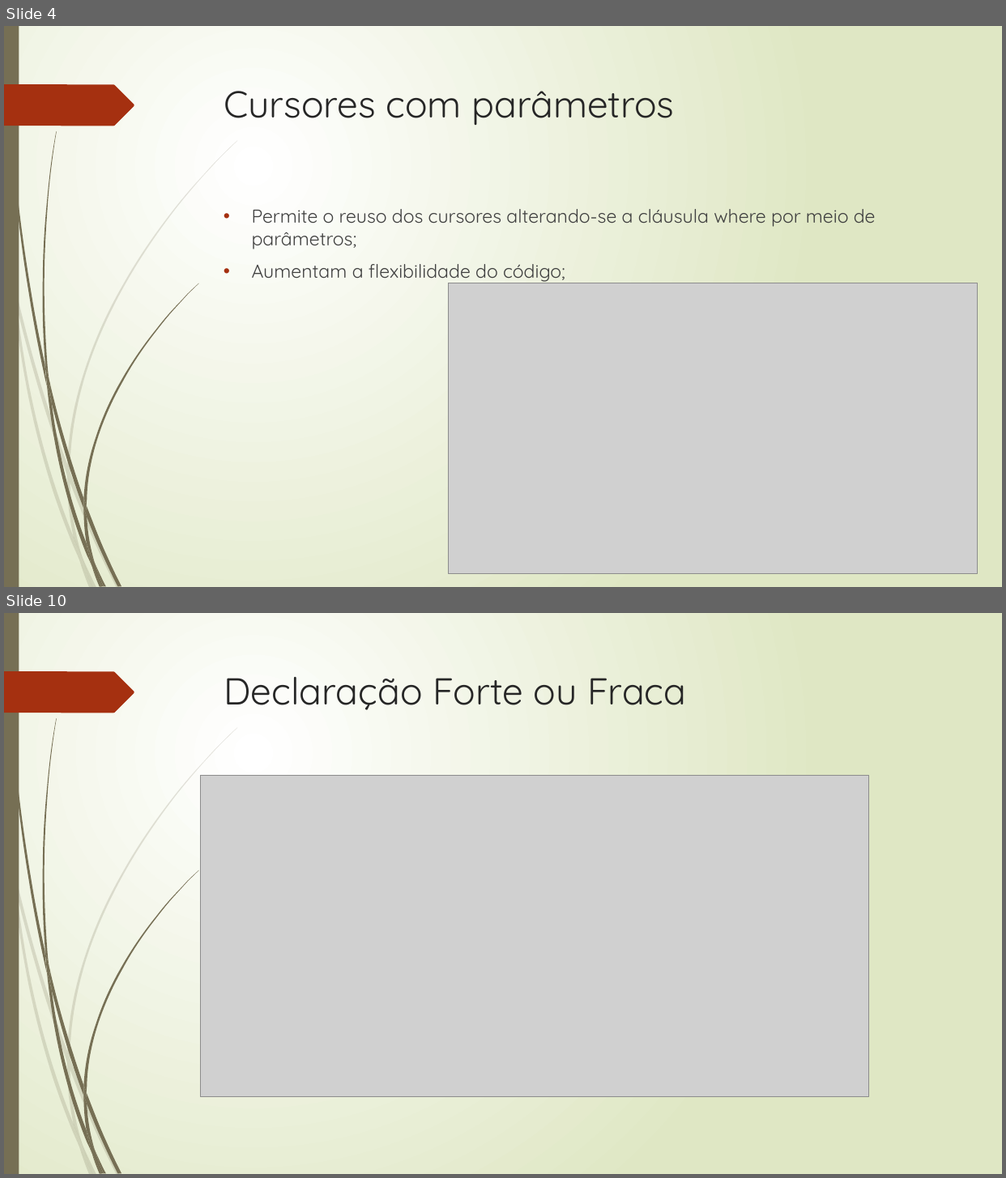
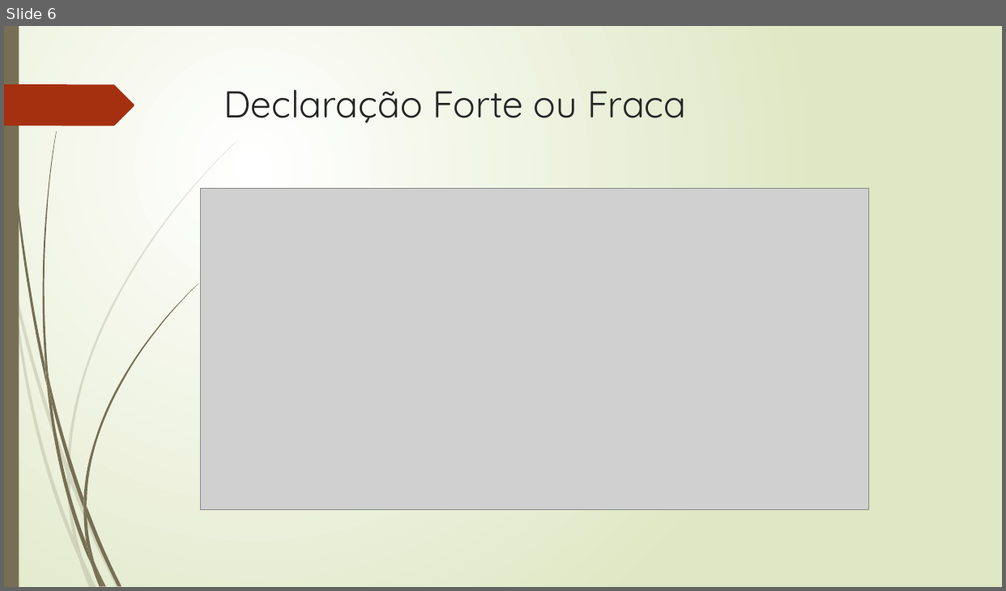
Before and after one commit to rpatricio-souza/Programacao_Avancada_de_Banco_de_Dados, a slide deck: Aula_05_Cursores.pptx. Shown one above the other, each under a label of ours: slides 4 and 10 before the commit, slide 6 after it; the slides between them are not shown. The pictures are 1006x1178 and 1006x591 pixels, drawn with LibreOffice and Linux fonts; fonts in the diff are those of the drawing; grey boxes stand for pictures. Boxes give left, top, right and bottom in pixels: in the first picture for what was removed or moved away, otherwise in the second. Text is boxed around its words. In the diff, an @@ line names an element or a change of style, - is before the commit and + after.

```diff
--- a/Aula_05_Cursores.pptx
+++ b/Aula_05_Cursores.pptx
@@ slide 4 removed at (4,26,1002,587), background gradient #FFFFFF to #DFE8C4; not listed: 24 template elements that a slide beside it also shows @@
@@ title removed at (224,91,674,125) @@
-Cursores com parâmetros
@@ text removed at (252,209,876,282) @@
-• Permite o reuso dos cursores alterando-se a cláusula where por meio de parâmetros;
-• Aumentam a flexibilidade do código;
@@ picture removed at (449,284,978,574) @@
@@ what was slide 10 is now slide 6 @@
```
Also in this commit, not shown: 14 slides changed, 2 slides added, 9 other slides removed, 3 other files.
